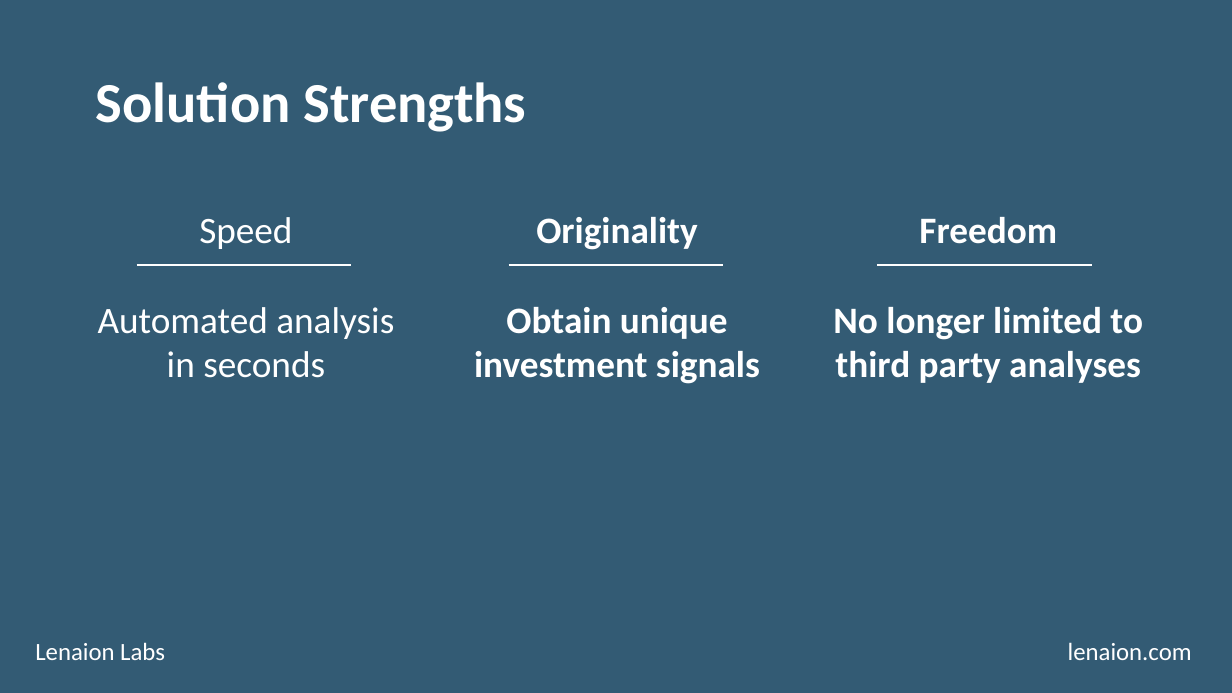
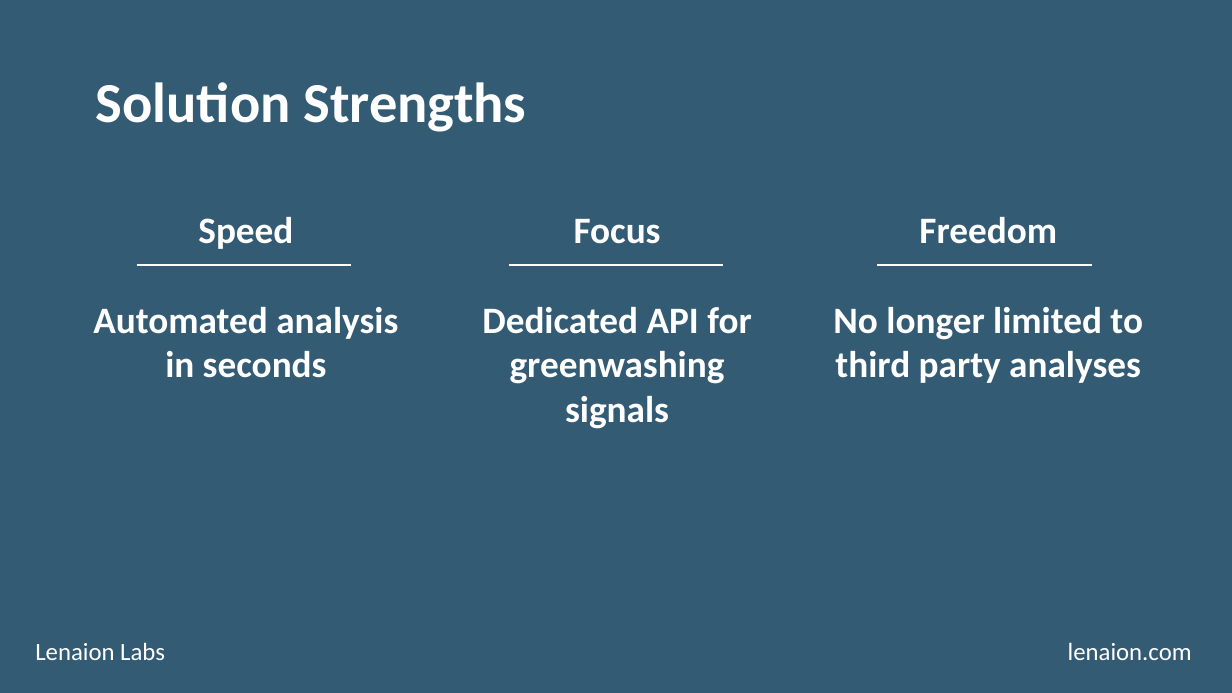
Before and after one commit to nathanmwhite/lenaion, a slide deck: slide 5 of pitch_deck.pptx. Drawn at 1232x693 pixels with LibreOffice and Linux fonts; fonts in the diff are those of the drawing. Boxes give left, top, right and bottom in pixels: in the first picture for what was removed or moved away, otherwise in the second. Text is boxed around its words. In the diff, an @@ line names an element or a change of style, - is before the commit and + after.

```diff
--- a/pitch_deck.pptx
+++ b/pitch_deck.pptx
@@ text "Speed" at (x1=93, y1=217, x2=398, y2=378): bold on @@
@@ text at (x1=482, y1=219, x2=751, y2=429): text changed @@
-Originality
-Obtain unique investment signals
+Focus
+Dedicated API for greenwashing signals
```
Also in this commit, not shown: 4 other slides changed, 2 slides added.
